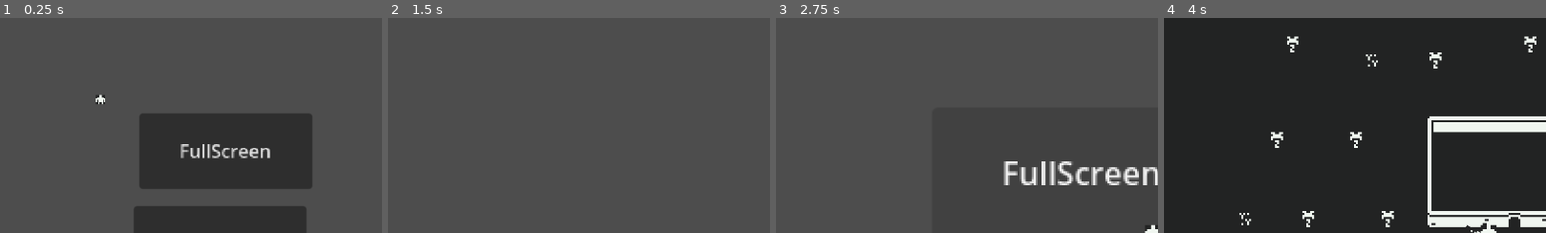
Above: before the commit, frames 1-4 (left to right).
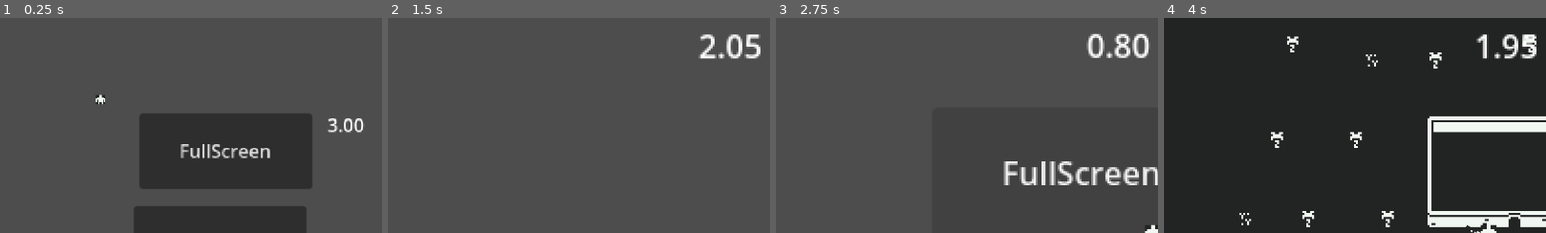
Above: after the commit, the same moments.

Repository: Moustakick/GameJam-Tension
Game: Godot game, scene res://scene/menu.tscn
Same seed, same stepped clock (60 frames per second), same inputs: the game is played once before the commit and once after it.
Inputs (mouse positions are % of the whole screen's width and height, from its top left):
- Up to frame 1 (0.25 s): no input
- Up to frame 2 (1.5 s): move the mouse to (72, 45) at 0.52 s; hold D (right) 0.53-1.28 s; hold Space (attack_key) 0.53-1.28 s; move the mouse to (30, 55) at 1.27 s; hold Down (down) from 1.28 s (still down); click (30, 55) at 1.35 s
- Up to frame 3 (2.75 s): move the mouse to (60, 28) at 2.02 s; release Down (down) at 2.03 s; hold D (right) from 2.03 s (still down); hold Space (attack_key) from 2.03 s (still down)
- Up to frame 4 (4 s): move the mouse to (45, 70) at 2.77 s; release D (right) at 2.78 s; release Space (attack_key) at 2.78 s; hold W (up) 2.78-3.53 s; click (45, 70) at 2.85 s; move the mouse to (80, 65) at 3.52 s; hold Left (left) from 3.53 s (still down); hold Space (attack_key) from 3.53 s (still down)
The pictures show only the part of the screen within x 4-54%, y 0-50%; the shares and areas given below are measured in that part.

The runs differ from the first frame. In frame 1, 0.3% of the frame differs, in the area x 85-96%, y 46-54%; in frame 2, 0.9%; in frame 3, 1.1%, in the area x 81-98%, y 7-19%; in frame 4, 0.8%.

Commit message:
count down into boum

Diff:
--- a/scene/blood.tscn
+++ b/scene/blood.tscn
@@ -2,18 +2,15 @@
 
 [ext_resource type="Texture2D" uid="uid://sxtghssh48u5" path="res://kenney_micro-roguelike/Tiles/Monochrome/tile_0129.png" id="1_6qv42"]
 [ext_resource type="Script" path="res://scripts/blood.gd" id="1_81cb2"]
-
-[sub_resource type="RectangleShape2D" id="RectangleShape2D_nojfj"]
-size = Vector2(8, 8)
+[ext_resource type="Texture2D" uid="uid://dcs76x7wcoynu" path="res://kenney_micro-roguelike/Tiles/Monochrome/tile_0120.png" id="3_l0psg"]
 
 [node name="Blood" type="Node2D"]
 script = ExtResource("1_81cb2")
 
-[node name="Shape" type="CollisionShape2D" parent="."]
-light_mask = 0
-visibility_layer = 0
-shape = SubResource("RectangleShape2D_nojfj")
-one_way_collision_margin = 0.0
+[node name="Sprite2D" type="Sprite2D" parent="."]
+scale = Vector2(1.5, 1.5)
+texture = ExtResource("1_6qv42")
 
-[node name="Sprite2D" type="Sprite2D" parent="."]
-texture = ExtResource("1_6qv42")
+[node name="Tile0120" type="Sprite2D" parent="."]
+position = Vector2(0, -4)
+texture = ExtResource("3_l0psg")
--- a/scene/player.tscn
+++ b/scene/player.tscn
@@ -20,6 +20,13 @@
 SPEED = 100.0
 
 [node name="AnchorCamera2D" parent="." instance=ExtResource("2_5x2bm")]
+
+[node name="TimerLabel" type="Label" parent="AnchorCamera2D"]
+offset_left = -20.0
+offset_top = -106.0
+offset_right = 20.0
+offset_bottom = -80.0
+text = "Test"
 
 [node name="AnchorDetector2D" parent="." instance=ExtResource("3_ucnoc")]
 
@@ -50,7 +57,12 @@
 [node name="SwordMarkerMouse" type="Marker2D" parent="CenterMarkerMouse"]
 position = Vector2(4, 0)
 
+[node name="DeathTimer" type="Timer" parent="."]
+wait_time = 3.0
+one_shot = true
+
 [connection signal="anchor_detached" from="AnchorDetector2D" to="AnchorCamera2D" method="_on_AnchorDetector2D_anchor_detached"]
 [connection signal="anchor_detected" from="AnchorDetector2D" to="AnchorCamera2D" method="_on_AnchorDetector2D_anchor_detected"]
 [connection signal="area_entered" from="Hurtbox" to="." method="_on_hurtbox_area_entered"]
 [connection signal="body_entered" from="Hurtbox" to="." method="_on_hurtbox_body_entered"]
+[connection signal="timeout" from="DeathTimer" to="." method="_on_timer_timeout"]
--- a/scripts/anchor_camera_2d.gd
+++ b/scripts/anchor_camera_2d.gd
@@ -15,6 +15,7 @@
 # Global position of an anchor area. If it's equal to `Vector2.ZERO`,
 # the camera doesn't have an anchor point and follows its owner.
 var _anchor_position := Vector2.ZERO
+var last_position := Vector2.ZERO
 var _target_zoom := 3.0
 
 
@@ -30,8 +31,14 @@
 	# The camera's target position can either be `_anchor_position` if the value isn't
 	# `Vector2.ZERO` or the owner's position. The owner is the root node of the scene in which we
 	# instanced and saved the camera. In our demo, it's the Player.
+	var pos
+	if is_instance_valid(owner):
+		pos = owner.global_position
+	else:
+		pos = global_position
+
 	var target_position: Vector2 = (
-		owner.global_position
+		pos
 		if _anchor_position.is_equal_approx(Vector2.ZERO)
 		else _anchor_position
 	)
--- a/scripts/player.gd
+++ b/scripts/player.gd
@@ -10,6 +10,8 @@
 @onready var center_marker_mouse = $CenterMarkerMouse
 @onready var sword_marker_mouse = $CenterMarkerMouse/SwordMarkerMouse
 @onready var anchor_camera = $AnchorCamera2D
+@onready var death_timer = $DeathTimer
+@onready var timer_label = $AnchorCamera2D/TimerLabel
 
 var sw
 var is_sw_key = false
@@ -17,6 +19,15 @@
 var direction
 var last_rotation = 0
 var first_movement = false
+var time_left = 0
+
+func _ready():
+	time_left = death_timer.wait_time
+	var mils = fmod(time_left,1)*100
+	var secs = fmod(time_left,60)
+
+	var count_down = "%01d.%02d" % [secs, mils]
+	timer_label.text = count_down
 
 func get_input():
 	direction = Input.get_vector("left", "right", "up", "down")
@@ -39,10 +50,10 @@
 	velocity = direction * SPEED
 
 	# First movement
-	if velocity != Vector2(0,0) and first_movement == false:
+	if  first_movement == false and velocity != Vector2(0,0):
 		first_movement = true
-		print("moved")
 		anchor_camera.detach_camera()
+		death_timer.start()
 
 func _input(event):
 	# attack with key board
@@ -73,6 +84,21 @@
 	get_input()
 	move_and_slide()
 
+	if not death_timer.is_stopped():
+		time_left -= delta
+		if time_left < 0.001:
+			time_left = 0
+			anchor_camera.reparent(get_parent())
+			health.take_damage(100)
+
+		var mils = fmod(time_left,1)*100
+		var secs = fmod(time_left,60)
+
+		var count_down = "%01d.%02d" % [secs, mils]
+
+		timer_label.text = count_down
+
+
 func _on_hurtbox_body_entered(body):
 	print(1)
 	health.take_damage(1)
@@ -82,3 +108,7 @@
 	print(1)
 	health.take_damage(1)
 	pass # Replace with function body.
+
+func _on_timer_timeout():
+	print("Boum")
+	pass # Replace with function body.
